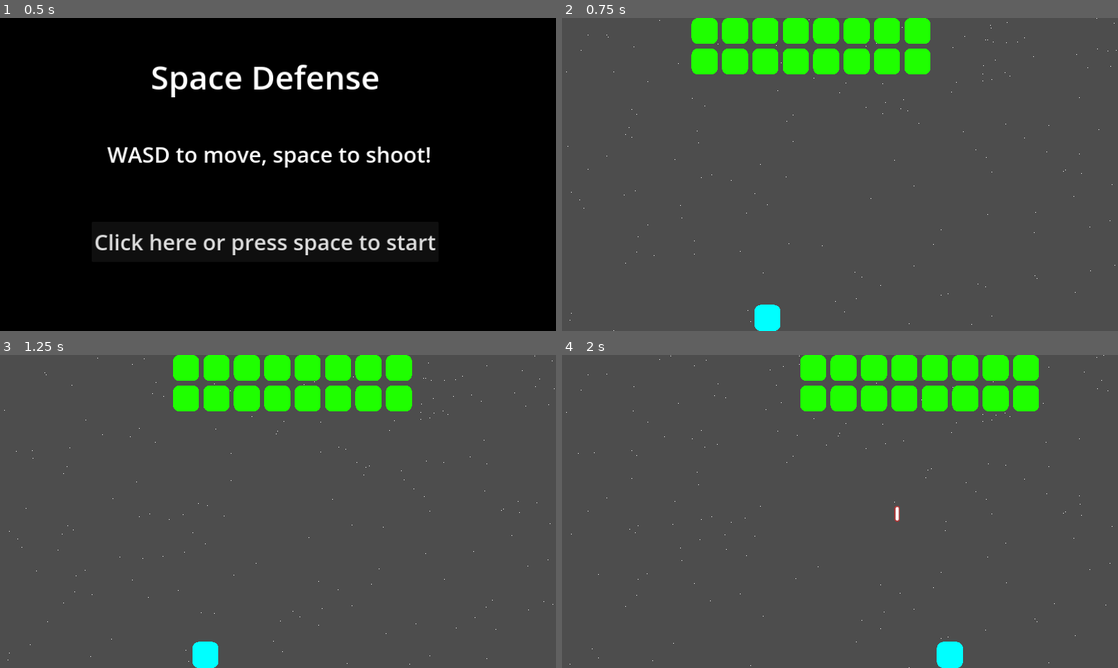
Above: before the commit, frames 1-4 (two rows, left to right).
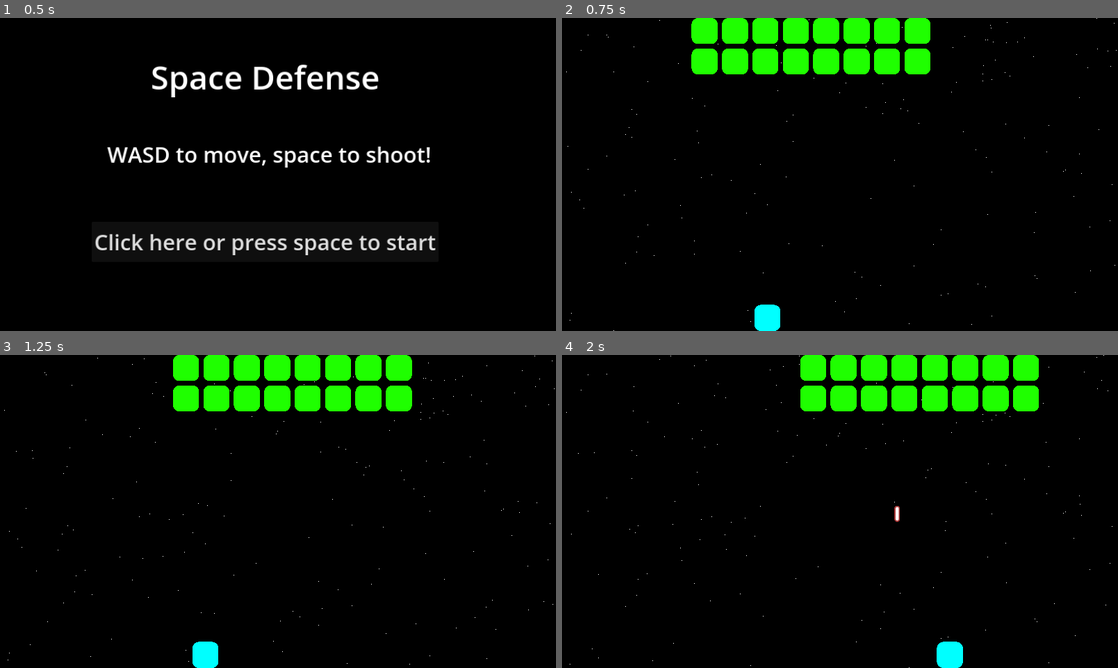
Above: after the commit, the same moments.

Repository: michael-j-coyne/space-defense
Game: Godot game, scene res://scenes/main.tscn
Same seed, same stepped clock (60 frames per second), same inputs: the game is played once before the commit and once after it.
Inputs (mouse positions are in pixels of both pictures, inside the frame that each line leads up to):
- Up to frame 1 (0.5 s): no input
- Up to frame 2 (0.75 s): click "Click here or press space to …" at 0.5 s
- Up to frame 3 (1.25 s): no input
- Up to frame 4 (2 s): tap Enter (ui_accept) at 1.25, 1.52 s; move the mouse to (962, 495) at 1.27 s; hold Right (ui_right) from 1.28 s (still down); hold Shift from 1.28 s (still down); click (962, 495) at 1.42 s

Frame 1 is identical in both runs. In frame 2, 94% of the frame differs, in the area x 0-100%, y 0-100%; in frame 3, 94%; in frame 4, 94%.

Commit message:
Use "mobile" rendering method to avoid crash
GPUParticles2D was crashing the editor

Diff:
--- a/project.godot
+++ b/project.godot
@@ -87,5 +87,5 @@
 
 [rendering]
 
-renderer/rendering_method="gl_compatibility"
-renderer/rendering_method.mobile="gl_compatibility"
+renderer/rendering_method="mobile"
+environment/defaults/default_clear_color=Color(0, 0, 0, 1)
